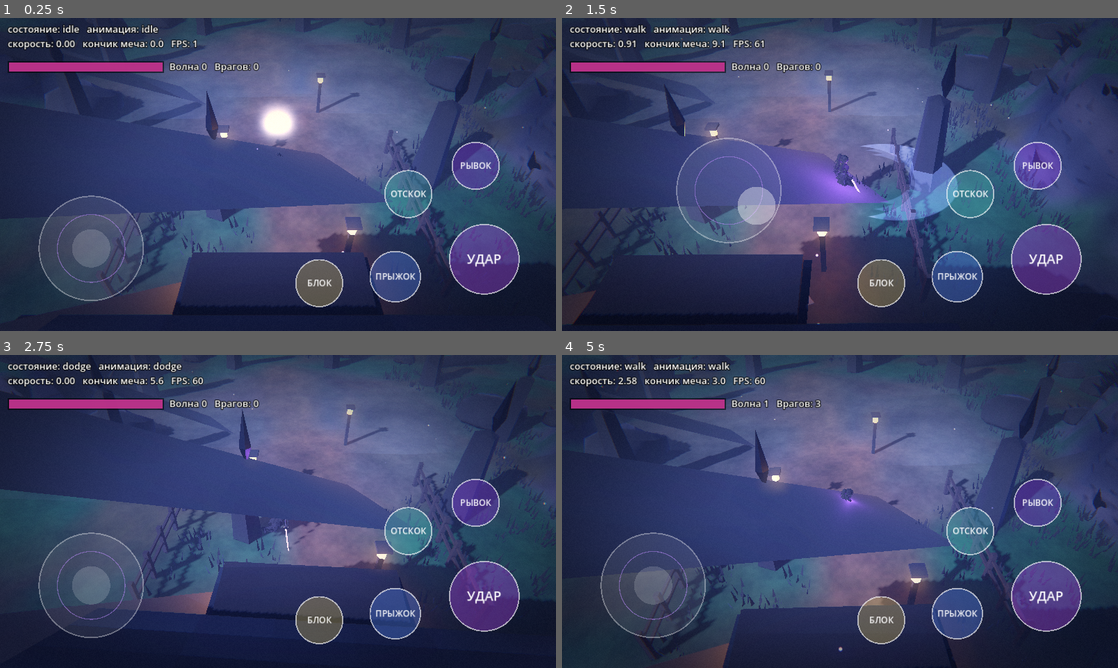
Above: before the commit, frames 1-4 (two rows, left to right).
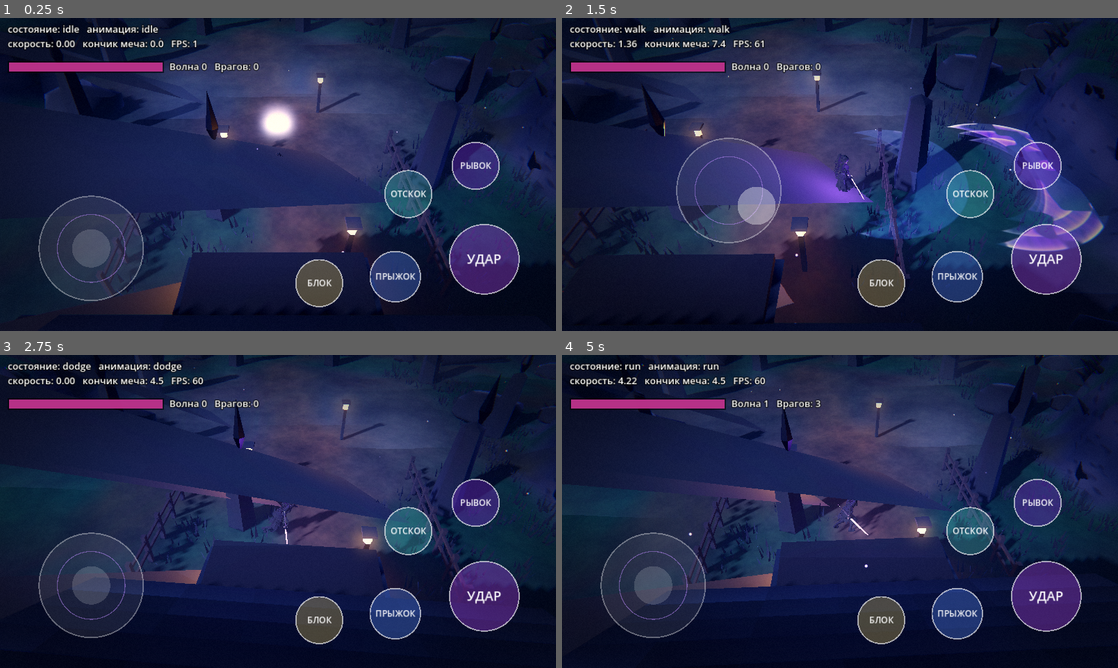
Above: after the commit, the same moments.

Repository: Masuku4129/Game
Game: Godot game, scene res://main.tscn
Same seed, same stepped clock (60 frames per second), same inputs: the game is played once before the commit and once after it.
Inputs (mouse positions are in pixels of both pictures, inside the frame that each line leads up to):
- Up to frame 1 (0.25 s): no input
- Up to frame 2 (1.5 s): tap Enter at 0.5 s; move the mouse to (962, 158) at 0.52 s; hold D 0.53-1.25 s; tap J at 0.6 s; click (962, 158) at 0.67 s; tap Space at 0.77 s; drag from (728, 190) to (812, 237) at 1.27 s
- Up to frame 3 (2.75 s): move the mouse to (333, 442) at 2.02 s; hold D from 2.03 s (still down); tap U at 2.1 s
- Up to frame 4 (5 s): release D at 2.75 s; drag from (812, 574) to (673, 464) at 2.77 s; move the mouse to (1006, 558) at 3.52 s; hold A 3.53-4.25 s; tap L at 3.6 s; tap Space at 3.77 s; drag from (673, 464) to (756, 433) at 4.27 s

The runs differ from the first frame. In frame 1, 68% of the frame differs, in the area x 0-100%, y 0-95%; in frame 2, 66%; in frame 3, 70%; in frame 4, 72%, in the area x 0-100%, y 0-100%.

Commit message:
Acrobatic attacks, kicks, AoE and light waves, mobility, cancellable dash/jump, air attacks, atmosphere tuning
Co-Authored-By: Claude Sonnet 5.5 <noreply@anthropic.com>
Claude-Session: https://claude.ai/code/session_01XvKRdiRrWdLnET7y1AhQmW

Diff:
--- a/kira_3d_test/atk_data.gd
+++ b/kira_3d_test/atk_data.gd
@@ -1,31 +1,40 @@
 class_name AtkData
-## Автоген: удары (name -> длительность, попадания [время, наклон волны, высота, шлейф от, до], рывок, зона, тип)
+## Автоген: удары (длительность, попадания [время, наклон волны, высота, шлейф от, до], рывок, зона, тип, эффект)
 const D := {
-	"cut_rl": {"len": 0.46, "hits": [[0.17, 4.8, 1.0, 0.115, 0.235]], "lunge": 0.9, "zone": 1.0, "tag": "h"},
-	"cut_lr": {"len": 0.46, "hits": [[0.17, -5.0, 1.0, 0.115, 0.235]], "lunge": 0.9, "zone": 1.0, "tag": "h"},
-	"diag_dl": {"len": 0.46, "hits": [[0.17, -58.8, 0.75, 0.115, 0.235]], "lunge": 0.9, "zone": 1.0, "tag": "d"},
-	"diag_dr": {"len": 0.46, "hits": [[0.17, 58.8, 0.75, 0.115, 0.235]], "lunge": 0.9, "zone": 1.0, "tag": "d"},
-	"rise_l": {"len": 0.46, "hits": [[0.17, 61.4, 1.3, 0.115, 0.235]], "lunge": 0.8, "zone": 1.0, "tag": "u"},
-	"rise_r": {"len": 0.46, "hits": [[0.17, -61.4, 1.3, 0.115, 0.235]], "lunge": 0.8, "zone": 1.0, "tag": "u"},
-	"chop": {"len": 0.46, "hits": [[0.17, 90.0, 0.75, 0.115, 0.235]], "lunge": 1.0, "zone": 1.1, "tag": "v"},
-	"uppercut": {"len": 0.5, "hits": [[0.19, 81.7, 1.3, 0.135, 0.255]], "lunge": 0.7, "zone": 1.0, "tag": "u"},
-	"thrust": {"len": 0.46, "hits": [[0.17, 2.2, 0.95, 0.115, 0.235]], "lunge": 1.5, "zone": 1.2, "tag": "t"},
-	"lunge_low": {"len": 0.46, "hits": [[0.17, 1.8, 0.85, 0.115, 0.235]], "lunge": 1.8, "zone": 1.2, "tag": "t"},
-	"low_sweep": {"len": 0.46, "hits": [[0.17, 9.5, 0.75, 0.115, 0.235]], "lunge": 0.8, "zone": 1.2, "tag": "h"},
-	"step_cut": {"len": 0.46, "hits": [[0.17, -5.7, 0.91, 0.115, 0.235]], "lunge": 1.4, "zone": 1.0, "tag": "h"},
-	"back_cut": {"len": 0.46, "hits": [[0.17, -3.7, 0.95, 0.115, 0.235]], "lunge": -0.9, "zone": 1.0, "tag": "b"},
-	"flick": {"len": 0.3, "hits": [[0.095, -10.3, 0.89, 0.04, 0.16]], "lunge": 0.4, "zone": 1.0, "tag": "h"},
-	"slide_cut": {"len": 0.4, "hits": [[0.13, -3.6, 0.84, 0.075, 0.195]], "lunge": 2.0, "zone": 1.0, "tag": "h"},
-	"heavy_overhead": {"len": 0.64, "hits": [[0.29, 90.0, 0.75, 0.235, 0.355]], "lunge": 1.2, "zone": 1.35, "tag": "v"},
-	"spin_r": {"len": 0.54, "hits": [[0.24, 0.0, 0.95, 0.185, 0.305]], "lunge": 0.8, "zone": 1.35, "tag": "s"},
-	"spin_l": {"len": 0.54, "hits": [[0.24, 0.0, 0.95, 0.185, 0.305]], "lunge": 0.8, "zone": 1.35, "tag": "s"},
-	"whirl_low": {"len": 0.54, "hits": [[0.24, 0.0, 0.75, 0.185, 0.305]], "lunge": 0.8, "zone": 1.4, "tag": "s"},
-	"whirl_high": {"len": 0.54, "hits": [[0.24, 0.0, 1.16, 0.185, 0.305]], "lunge": 0.8, "zone": 1.35, "tag": "a"},
-	"air_chop": {"len": 0.5, "hits": [[0.18, 90.0, 0.75, 0.125, 0.245]], "lunge": 1.4, "zone": 1.0, "tag": "a"},
-	"air_rise": {"len": 0.46, "hits": [[0.17, 63.5, 1.3, 0.115, 0.235]], "lunge": 0.9, "zone": 1.0, "tag": "a"},
-	"dive_slam": {"len": 0.54, "hits": [[0.2, 90.0, 0.75, 0.145, 0.265]], "lunge": 1.6, "zone": 1.4, "tag": "a"},
-	"x_cut": {"len": 0.5, "hits": [[0.1, -52.3, 0.75, 0.045, 0.165], [0.23, 18.4, 0.75, 0.175, 0.295]], "lunge": 0.9, "zone": 1.1, "tag": "m"},
-	"flurry3": {"len": 0.62, "hits": [[0.07, -15.3, 0.85, 0.015, 0.135], [0.19, 40.4, 0.76, 0.135, 0.255], [0.32, -54.1, 0.75, 0.265, 0.385]], "lunge": 1.2, "zone": 1.15, "tag": "m"},
-	"crescent": {"len": 0.52, "hits": [[0.23, -74.4, 0.76, 0.175, 0.295]], "lunge": 0.9, "zone": 1.3, "tag": "u"},
-	"kick": {"len": 0.496, "hits": [[0.22, 0.0, 0.9, -1.0, -1.0]], "lunge": 0.6, "zone": 1.0, "tag": "k"}
+	"cut_rl": {"len": 0.46, "hits": [[0.17, 4.8, 1.0, 0.115, 0.235]], "lunge": 0.9, "zone": 1.0, "tag": "h", "fx": ""},
+	"cut_lr": {"len": 0.46, "hits": [[0.17, -5.0, 1.0, 0.115, 0.235]], "lunge": 0.9, "zone": 1.0, "tag": "h", "fx": ""},
+	"diag_dl": {"len": 0.46, "hits": [[0.17, -58.8, 0.75, 0.115, 0.235]], "lunge": 0.9, "zone": 1.0, "tag": "d", "fx": ""},
+	"diag_dr": {"len": 0.46, "hits": [[0.17, 58.8, 0.75, 0.115, 0.235]], "lunge": 0.9, "zone": 1.0, "tag": "d", "fx": ""},
+	"rise_l": {"len": 0.46, "hits": [[0.17, 61.4, 1.3, 0.115, 0.235]], "lunge": 0.8, "zone": 1.0, "tag": "u", "fx": "wave"},
+	"rise_r": {"len": 0.46, "hits": [[0.17, -61.4, 1.3, 0.115, 0.235]], "lunge": 0.8, "zone": 1.0, "tag": "u", "fx": "wave"},
+	"chop": {"len": 0.46, "hits": [[0.17, 90.0, 0.75, 0.115, 0.235]], "lunge": 1.0, "zone": 1.1, "tag": "v", "fx": ""},
+	"uppercut": {"len": 0.5, "hits": [[0.19, 81.7, 1.3, 0.135, 0.255]], "lunge": 0.7, "zone": 1.0, "tag": "u", "fx": ""},
+	"thrust": {"len": 0.46, "hits": [[0.17, 2.2, 0.95, 0.115, 0.235]], "lunge": 1.5, "zone": 1.2, "tag": "t", "fx": "wave"},
+	"lunge_low": {"len": 0.46, "hits": [[0.17, 1.8, 0.85, 0.115, 0.235]], "lunge": 1.8, "zone": 1.2, "tag": "t", "fx": ""},
+	"low_sweep": {"len": 0.46, "hits": [[0.17, 9.5, 0.75, 0.115, 0.235]], "lunge": 0.8, "zone": 1.2, "tag": "h", "fx": ""},
+	"step_cut": {"len": 0.46, "hits": [[0.17, -5.7, 0.91, 0.115, 0.235]], "lunge": 1.4, "zone": 1.0, "tag": "h", "fx": ""},
+	"back_cut": {"len": 0.46, "hits": [[0.17, -3.7, 0.95, 0.115, 0.235]], "lunge": -0.9, "zone": 1.0, "tag": "b", "fx": ""},
+	"flick": {"len": 0.3, "hits": [[0.095, -10.3, 0.89, 0.04, 0.16]], "lunge": 0.4, "zone": 1.0, "tag": "h", "fx": ""},
+	"slide_cut": {"len": 0.4, "hits": [[0.13, -3.6, 0.84, 0.075, 0.195]], "lunge": 2.0, "zone": 1.0, "tag": "h", "fx": "wave"},
+	"heavy_overhead": {"len": 0.64, "hits": [[0.29, 90.0, 0.75, 0.235, 0.355]], "lunge": 1.2, "zone": 1.35, "tag": "v", "fx": "wave"},
+	"spin_r": {"len": 0.54, "hits": [[0.24, 0.0, 0.95, 0.185, 0.305]], "lunge": 0.8, "zone": 1.35, "tag": "s", "fx": "burst"},
+	"spin_l": {"len": 0.54, "hits": [[0.24, 0.0, 0.95, 0.185, 0.305]], "lunge": 0.8, "zone": 1.35, "tag": "s", "fx": "burst"},
+	"whirl_low": {"len": 0.54, "hits": [[0.24, 0.0, 0.75, 0.185, 0.305]], "lunge": 0.8, "zone": 1.4, "tag": "s", "fx": "burst"},
+	"whirl_high": {"len": 0.54, "hits": [[0.24, 0.0, 1.16, 0.185, 0.305]], "lunge": 0.8, "zone": 1.35, "tag": "a", "fx": ""},
+	"air_chop": {"len": 0.5, "hits": [[0.18, 90.0, 0.75, 0.125, 0.245]], "lunge": 1.4, "zone": 1.0, "tag": "a", "fx": ""},
+	"air_rise": {"len": 0.46, "hits": [[0.17, 63.5, 1.3, 0.115, 0.235]], "lunge": 0.9, "zone": 1.0, "tag": "a", "fx": ""},
+	"dive_slam": {"len": 0.54, "hits": [[0.2, 90.0, 0.75, 0.145, 0.265]], "lunge": 1.6, "zone": 1.4, "tag": "a", "fx": "slam"},
+	"x_cut": {"len": 0.5, "hits": [[0.1, -52.3, 0.75, 0.045, 0.165], [0.23, 18.4, 0.75, 0.175, 0.295]], "lunge": 0.9, "zone": 1.1, "tag": "m", "fx": "wave"},
+	"flurry3": {"len": 0.62, "hits": [[0.07, -15.3, 0.85, 0.015, 0.135], [0.19, 40.4, 0.76, 0.135, 0.255], [0.32, -54.1, 0.75, 0.265, 0.385]], "lunge": 1.2, "zone": 1.15, "tag": "m", "fx": "wave"},
+	"crescent": {"len": 0.52, "hits": [[0.23, -74.4, 0.76, 0.175, 0.295]], "lunge": 0.9, "zone": 1.3, "tag": "u", "fx": "wave"},
+	"flip_cut": {"len": 0.82, "hits": [[0.58, 90.0, 0.8, 0.52, 0.66]], "lunge": 1.2, "zone": 1.4, "tag": "a", "fx": "slam"},
+	"back_flip_cut": {"len": 0.76, "hits": [[0.54, -64.0, 1.1, 0.47, 0.62]], "lunge": -0.9, "zone": 1.2, "tag": "b", "fx": "wave"},
+	"cartwheel_cut": {"len": 0.8, "hits": [[0.48, -4.0, 0.9, 0.42, 0.58]], "lunge": 1.2, "zone": 1.2, "tag": "a", "fx": ""},
+	"corkscrew": {"len": 0.62, "hits": [[0.46, 0.0, 1.0, 0.36, 0.54]], "lunge": 1.0, "zone": 1.5, "tag": "a", "fx": "wave"},
+	"whirlwind": {"len": 0.76, "hits": [[0.3, 0.0, 0.95, 0.2, 0.4], [0.58, 0.0, 0.95, 0.48, 0.66]], "lunge": 0.6, "zone": 1.7, "tag": "s", "fx": "burst"},
+	"flying_kick": {"len": 0.6, "hits": [[0.26, 0.0, 0.9, -1.0, -1.0]], "lunge": 2.2, "zone": 1.1, "tag": "k", "fx": ""},
+	"axe_kick": {"len": 0.58, "hits": [[0.3, 0.0, 0.9, -1.0, -1.0]], "lunge": 0.8, "zone": 1.1, "tag": "k", "fx": "slam_s"},
+	"roundhouse": {"len": 0.56, "hits": [[0.26, 0.0, 0.9, -1.0, -1.0]], "lunge": 0.8, "zone": 1.2, "tag": "k", "fx": ""},
+	"heel_sweep": {"len": 0.62, "hits": [[0.34, 0.0, 0.4, -1.0, -1.0]], "lunge": 0.5, "zone": 1.6, "tag": "k", "fx": "burst"},
+	"kick": {"len": 0.496, "hits": [[0.22, 0.0, 0.9, -1.0, -1.0]], "lunge": 0.6, "zone": 1.0, "tag": "k", "fx": ""}
 }
--- a/kira_3d_test/hound.gd
+++ b/kira_3d_test/hound.gd
@@ -5,7 +5,7 @@
 const MODEL := "res://assets/hound.glb"
 const SPEED := 4.4
 const MAX_HP := 70.0
-const SCALE := 1.25
+const SCALE := 1.0
 
 var valley: Valley
 var target: Node3D
--- a/kira_3d_test/hound_smoke.gdshader
+++ b/kira_3d_test/hound_smoke.gdshader
@@ -3,5 +3,5 @@
 uniform float dissolve : hint_range(0.0, 1.0) = 0.0;
 void fragment() {
 	ALBEDO = COLOR.rgb * vec3(1.1, 0.8, 1.6);
-	ALPHA = clamp(COLOR.a, 0.0, 1.0) * 0.55 * (1.0 - dissolve);
+	ALPHA = clamp(COLOR.a, 0.0, 1.0) * 0.30 * (1.0 - dissolve);
 }
--- a/kira_3d_test/main.gd
+++ b/kira_3d_test/main.gd
@@ -8,7 +8,7 @@
 const MODEL_PATH := "res://assets/kira_rigged.glb"
 const KATANA_PATH := "res://assets/katana.glb"
 const WALK_SPEED := 1.9
-const RUN_SPEED := 6.2
+const RUN_SPEED := 7.6
 const RUN_THRESHOLD := 0.65
 const DEAD_ZONE := 0.18
 const TURN_SPEED := 14.0
@@ -29,12 +29,13 @@
 const MAX_COMBO := 6
 const GAME_SPEED := 0.85
 const A_START := ["cut_rl", "cut_lr", "diag_dl", "diag_dr", "flick", "rise_l", "rise_r"]
-const A_FWD := ["thrust", "step_cut", "lunge_low", "slide_cut", "chop"]
-const A_BACK := ["back_cut", "spin_r", "spin_l", "whirl_low"]
-const A_LEFT := ["cut_rl", "diag_dl", "rise_l", "crescent", "spin_l"]
-const A_RIGHT := ["cut_lr", "diag_dr", "rise_r", "spin_r", "flick"]
-const A_MID := ["cut_rl", "cut_lr", "diag_dl", "diag_dr", "rise_l", "rise_r", "flick", "uppercut", "low_sweep", "x_cut", "kick", "spin_r", "spin_l"]
-const A_FIN := ["heavy_overhead", "crescent", "whirl_high", "dive_slam", "flurry3", "air_chop", "air_rise"]
+const A_FWD := ["thrust", "step_cut", "lunge_low", "slide_cut", "chop", "flying_kick", "flip_cut"]
+const A_BACK := ["back_cut", "back_flip_cut", "spin_r", "spin_l", "whirl_low", "heel_sweep"]
+const A_LEFT := ["cut_rl", "diag_dl", "rise_l", "crescent", "spin_l", "cartwheel_cut", "roundhouse"]
+const A_RIGHT := ["cut_lr", "diag_dr", "rise_r", "spin_r", "flick", "cartwheel_cut", "roundhouse"]
+const A_MID := ["cut_rl", "cut_lr", "diag_dl", "diag_dr", "rise_l", "rise_r", "flick", "uppercut", "low_sweep", "x_cut", "kick", "spin_r", "spin_l", "roundhouse", "axe_kick", "corkscrew"]
+const A_FIN := ["heavy_overhead", "crescent", "whirl_high", "dive_slam", "flurry3", "whirlwind", "flip_cut", "corkscrew", "axe_kick"]
+const A_AIR := ["air_chop", "air_rise", "whirl_high", "dive_slam", "corkscrew", "flip_cut"]
 const BASE_ROLES := ["idle", "walk", "run", "block", "jump", "dodge", "dash_in", "dash_out"]
 const LOOPED := ["idle", "walk", "run", "block"]
 # перемещения спецдвижений: [начало, конец (с), дистанция (м); минус = назад]
@@ -68,6 +69,8 @@
 var katana_light: OmniLight3D
 var hit_light: OmniLight3D
 var hitstop_active := false
+var shake := 0.0
+var waves: Array = []
 var ui: TouchUI
 var hud: Label
 var state := "idle"
@@ -103,10 +106,10 @@
 var vy := 0.0
 const GRAVITY := 30.0
 var attack_buffered := false
-const ACCEL := 16.0
-const DECEL := 11.0
+const ACCEL := 24.0
+const DECEL := 14.0
 const LOCO_WALK_REF := 1.9
-const LOCO_RUN_REF := 6.2
+const LOCO_RUN_REF := 7.6
 
 
 func _ready() -> void:
@@ -376,6 +379,16 @@
 	return Vector3(sin(player.rotation.y), 0.0, cos(player.rotation.y))
 
 
+func _can_act() -> bool:
+	if state == "dash_out":
+		return state_time > 0.06
+	if state == "jump":
+		return state_time > JUMP_MOVE[1] + 0.10
+	if state == "dodge":
+		return state_time > 0.58
+	return not _busy()
+
+
 func _busy() -> bool:
 	return state in ["attack", "jump", "dodge", "dash_in", "dash_beam", "dash_out"]
 
@@ -439,7 +452,16 @@
 	if state in ["dash_in", "dash_beam"]:
 		attack_buffered = true      # нажал во время рывка: удар вылетит сразу на выходе
 		return
-	if _busy() and state != "dash_out":
+	if state == "jump" and state_time > JUMP_MOVE[0] + 0.08 and state_time < JUMP_MOVE[1] - 0.12 and player.position.y > valley.height_at(player.position.x, player.position.z) + 0.7:
+		attack_buffered = false
+		combo = 0
+		combo_queued = false
+		cur_atk = A_AIR[randi() % A_AIR.size()]
+		last_atk = cur_atk
+		vy = 0.0
+		_set_state("attack", true)
+		return
+	if not _can_act():
 		return
 	attack_buffered = false
 	combo = 0
@@ -497,7 +519,7 @@
 
 
 func _on_jump() -> void:
-	if _busy():
+	if not _can_act():
 		return
 	_face_input()
 	move_dir = _forward()
@@ -507,7 +529,7 @@
 
 
 func _on_dodge() -> void:
-	if _busy() and state != "attack":
+	if not _can_act() and state != "attack":
 		return
 	_face_input()
 	move_dir = _forward()
@@ -515,7 +537,7 @@
 
 
 func _on_dash() -> void:
-	if _busy() and state != "attack":
+	if not _can_act() and state != "attack":
 		return
 	_face_input()
 	move_dir = _forward()
@@ -610,8 +632,11 @@
 			if attack_buffered:
 				_on_attack_from_dash()
 				return
-			_move_window(delta, 0.0, 0.18, 0.45)
-			if state_time >= state_len:
+			_move_window(delta, 0.0, 0.09, 0.3)
+			if state_time > 0.07 and _input_vector().length() > DEAD_ZONE:
+				vel = _forward() * RUN_SPEED * 0.85
+				_set_state("run", true)
+			elif state_time >= state_len:
 				_set_state("idle", true)
 		_:
 			if block_held:
@@ -700,6 +725,7 @@
 			hit_done = true
 		hits_log.append(cur_atk)
 		_hit_hounds(cur_atk, float(data["zone"]))
+		_apply_fx(String(data["fx"]), hi, float(data["zone"]))
 		if cur_atk == "kick":
 			_spawn_ripple(player.global_position + _forward() * 1.1 + Vector3(0.0, 0.9, 0.0), 2.0, false)
 		else:
@@ -711,6 +737,86 @@
 	elif state_time >= state_len:
 		combo = 0
 		_set_state("idle", true)
+
+
+func _apply_fx(fx: String, hi: Array, zone: float) -> void:
+	match fx:
+		"wave":
+			_fire_wave(float(hi[1]), float(hi[2]), zone)
+		"slam":
+			_aoe(5.5, 30.0, 13.0)
+			shake = 0.9
+			_spawn_ripple(player.global_position + Vector3(0.0, 0.08, 0.0), 8.0, true)
+			_spawn_ripple(player.global_position + _forward() * 1.2 + Vector3(0.0, 0.1, 0.0), 5.0, true)
+		"slam_s":
+			_aoe(3.4, 20.0, 9.0)
+			shake = 0.4
+			_spawn_ripple(player.global_position + _forward() * 1.2 + Vector3(0.0, 0.08, 0.0), 4.5, true)
+		"burst":
+			_aoe(4.2, 14.0, 8.0)
+			shake = 0.25
+			_spawn_ripple(player.global_position + Vector3(0.0, 0.1, 0.0), 6.5, true)
+
+
+func _aoe(radius: float, dmg: float, power: float) -> void:
+	for h in get_tree().get_nodes_in_group("hounds"):
+		var hh := h as Hound
+		var off := hh.position - player.position
+		off.y = 0.0
+		if off.length() < radius:
+			hh.take_hit(dmg, player.position, power)
+			_impact(hh.position, dmg > 25.0)
+
+
+## световая волна катаны: летит вперёд и рубит всех на пути
+func _fire_wave(tilt: float, height: float, zone: float) -> void:
+	var size := ATTACK_RANGE * zone * 2.6
+	var mi := MeshInstance3D.new()
+	var quad := QuadMesh.new()
+	quad.size = Vector2(size, size)
+	mi.mesh = quad
+	var mat := ShaderMaterial.new()
+	mat.shader = load("res://crescent.gdshader")
+	mat.set_shader_parameter("progress", 0.0)
+	mi.material_override = mat
+	mi.cast_shadow = GeometryInstance3D.SHADOW_CASTING_SETTING_OFF
+	mi.top_level = true
+	add_child(mi)
+	var base := Basis(Vector3(1, 0, 0), Vector3(0, 0, 1), Vector3(0, -1, 0))
+	var b := Basis(Vector3.UP, player.rotation.y) * Basis(Vector3(0, 0, 1), deg_to_rad(tilt)) * base
+	var pos := player.global_position + _forward() * 0.8 + Vector3(0.0, height, 0.0)
+	mi.global_transform = Transform3D(b, pos)
+	waves.append({"node": mi, "mat": mat, "basis": b, "pos": pos, "dir": _forward(), "t": 0.0, "hit": []})
+
+
+func _update_waves(delta: float) -> void:
+	for i in range(waves.size() - 1, -1, -1):
+		var w: Dictionary = waves[i]
+		w["t"] = float(w["t"]) + delta
+		var t: float = w["t"]
+		var dir: Vector3 = w["dir"]
+		var pos: Vector3 = w["pos"]
+		pos += dir * 15.0 * delta
+		w["pos"] = pos
+		var node: MeshInstance3D = w["node"]
+		var p := clampf(t / 0.75, 0.0, 1.0)
+		(w["mat"] as ShaderMaterial).set_shader_parameter("progress", p)
+		var s := lerpf(0.7, 1.1, p)
+		node.global_transform = Transform3D((w["basis"] as Basis).scaled(Vector3(s, s, s)), pos)
+		var hitl: Array = w["hit"]
+		for h in get_tree().get_nodes_in_group("hounds"):
+			var hh := h as Hound
+			if hitl.has(hh):
+				continue
+			var off := hh.position - pos
+			off.y = 0.0
+			if off.length() < 1.9:
+				hitl.append(hh)
+				hh.take_hit(20.0, pos - dir * 2.0, 8.0)
+				_impact(hh.position, false)
+		if t >= 0.75:
+			node.queue_free()
+			waves.remove_at(i)
 
 
 func _hit_hounds(role: String, zone: float) -> void:
@@ -775,6 +881,8 @@
 
 
 func _update_fx(delta: float) -> void:
+	_update_waves(delta)
+	shake = maxf(0.0, shake - delta * 2.2)
 	hurt_v = maxf(0.0, hurt_v - delta * 2.4)
 	flash_v = maxf(0.0, flash_v - delta * 6.0)
 	if post_mat != null:
@@ -861,6 +969,8 @@
 	if want.y < floor_y:
 		want.y = floor_y
 	cam.position = cam.position.lerp(want, 1.0 - exp(-10.0 * delta))
+	if shake > 0.0:
+		cam.position += Vector3(randf_range(-1.0, 1.0), randf_range(-1.0, 1.0), randf_range(-1.0, 1.0)) * shake * 0.3
 	cam.look_at(target, Vector3.UP)
 
 
--- a/kira_3d_test/valley.gd
+++ b/kira_3d_test/valley.gd
@@ -362,7 +362,7 @@
 	var stone := Color(0.165, 0.175, 0.230).lerp(Color(0.095, 0.100, 0.150), n2)
 	var c := moss.lerp(stone, rock)
 	var j := 0.9 + 0.2 * (_h(floori(p.x * 3.1), floori(p.z * 3.1), 3) * 0.5 + 0.5)
-	return Color(c.r * j * 1.5, c.g * j * 1.5, c.b * j * 1.5, rock)
+	return Color(c.r * j * 1.15, c.g * j * 1.15, c.b * j * 1.15, rock)
 
 
 func _vnormal(i: int, j: int) -> Vector3:
@@ -902,13 +902,13 @@
 	env.sky = sky
 	env.ambient_light_source = Environment.AMBIENT_SOURCE_COLOR
 	env.ambient_light_color = Color(0.340, 0.380, 0.560)
-	env.ambient_light_energy = 0.85
+	env.ambient_light_energy = 0.55
 	env.fog_enabled = true
-	env.fog_light_color = Color(0.300, 0.340, 0.500)
-	env.fog_density = 0.022
+	env.fog_light_color = Color(0.150, 0.190, 0.320)
+	env.fog_density = 0.011
 	env.fog_sky_affect = 0.55
 	env.fog_height = 5.0
-	env.fog_height_density = 0.05
+	env.fog_height_density = 0.06
 	env.glow_bloom = 0.14
 	env.glow_intensity = 1.1
 	env.adjustment_enabled = true
@@ -916,7 +916,10 @@
 	env.adjustment_saturation = 1.12
 	sun.rotation_degrees = Vector3(-32.0, -50.0, 0.0)
 	sun.light_color = Color(0.80, 0.82, 1.0)
-	sun.light_energy = 1.05
+	sun.light_energy = 1.35
+	sun.directional_shadow_mode = DirectionalLight3D.SHADOW_PARALLEL_2_SPLITS
+	sun.shadow_blur = 2.0
+	sun.directional_shadow_max_distance = 30.0
 	sun.directional_shadow_max_distance = 40.0
 
 
Binary file changed: kira_3d_test/assets/kira_rigged.glb
